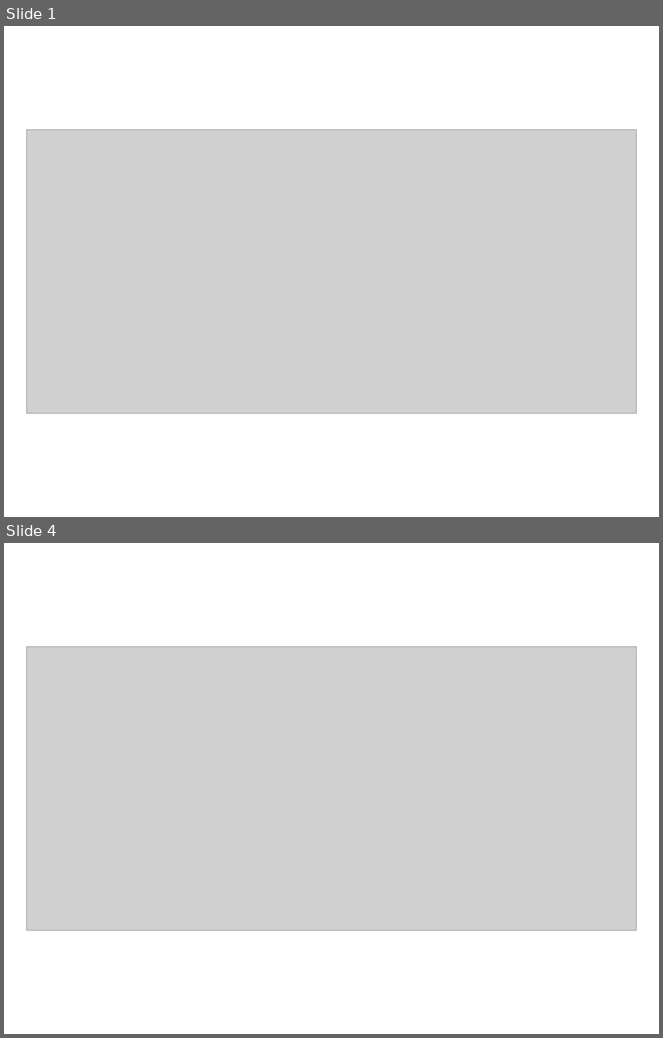
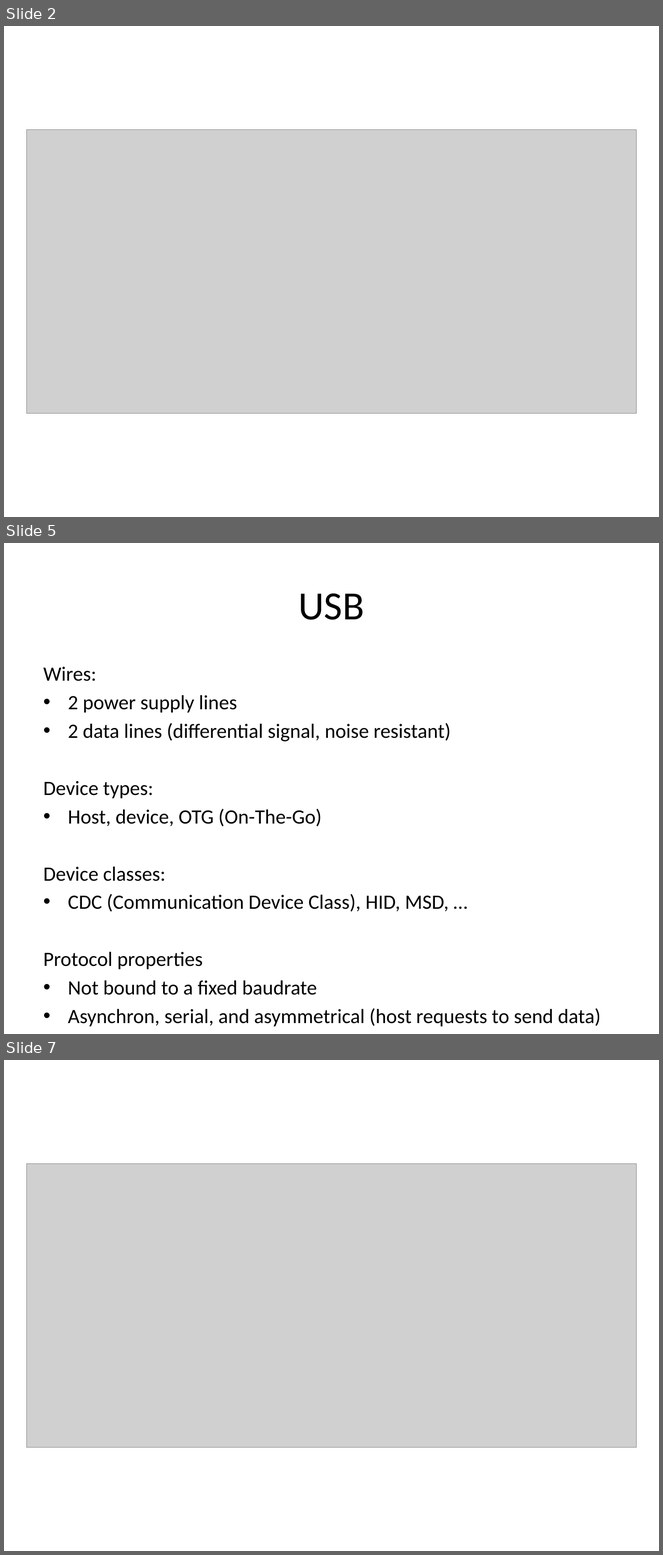
Before and after one commit to tgwalker1/TeamBrand, a slide deck: Recap/Recap_SW8_Andyteil.pptx. Shown one above the other, each under a label of ours: slides 1 and 4 before the commit, slides 2, 5 and 7 after it; the slides between them are not shown. The pictures are 663x1038 and 663x1555 pixels, drawn with LibreOffice and Linux fonts; fonts in the diff are those of the drawing; grey boxes stand for pictures. Boxes give left, top, right and bottom in pixels: in the first picture for what was removed or moved away, otherwise in the second. Text is boxed around its words. In the diff, an @@ line names an element or a change of style, - is before the commit and + after.

```diff
--- a/Recap/Recap_SW8_Andyteil.pptx
+++ b/Recap/Recap_SW8_Andyteil.pptx
@@ slide 5 added at [4,543,659,1034], background #FFFFFF @@
@@ title added at [299,593,364,620], 44 pt, text #000000 @@
+USB
@@ text added at [44,667,601,1027], 22.4 pt, text #000000 @@
+Wires:
+• 2 power supply lines
+• 2 data lines (differential signal, noise resistant)
+Device types:
+• Host, device, OTG (On-The-Go)
+Device classes:
+• CDC (Communication Device Class), HID, MSD, …
+Protocol properties
+• Not bound to a fixed baudrate
+• Asynchron, serial, and asymmetrical (host requests to send data)
@@ what was slide 1 is now slide 2 @@
@@ what was slide 4 is now slide 7 @@
```
Also in this commit, not shown: 6 other slides added, 1 other file.
